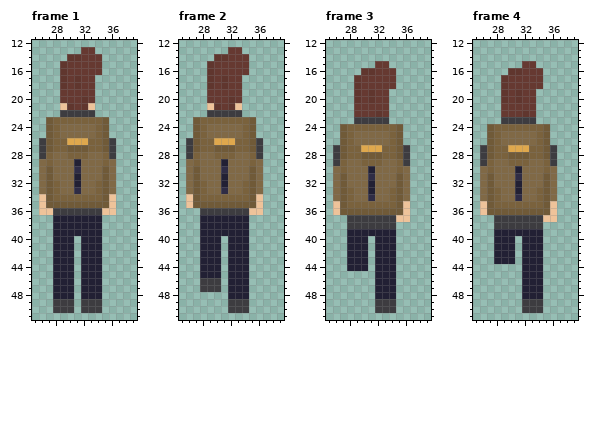
Two versions of one pixel-art file, www/assets/character/torch/walk/backwalk/backwalk.ase. That is the earlier state.
64x64 pixels, 10 frames. Pixels under 10% opacity are left out. Colours within 5 levels of each other are drawn and written as one. Shown: frame 1: x 25..39, y 12..51; frame 2: x 25..39, y 12..51; frame 3: x 25..39, y 12..51; frame 4: x 25..39, y 12..51. The commit also changed other frames, which this record leaves out.
New version:
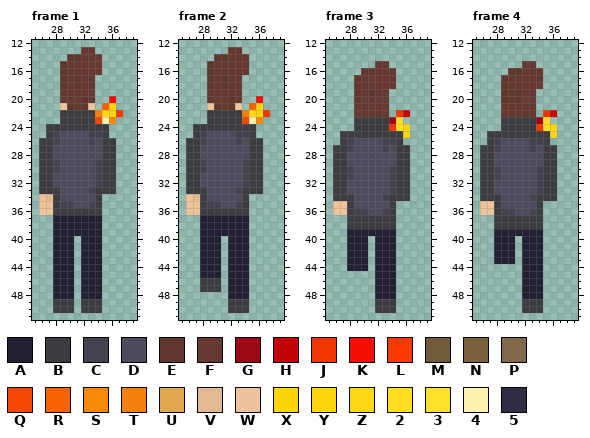
Palette (. is transparent): A #222034  B #3d3c40  C #454151  D #4f4a5d  E #60362e  F #663931  G #9e0613fc  H #c40205fc  J #f23600fd  K #f50d03fd  L #fa3a00fd  M #705a38  N #7a623d  P #806946  Q #f44603fd  R #f86300fd  S #fa8a02fd  T #f5810cfd  U #dfa84d  V #e2b992  W #eec39a  X #fdd407fd  Y #fed50dfd  Z #fed914fd  2 #fedf1efd  3 #ffe029fd  4 #fef2abfd  5 #2f2c45
Difference:
layer "torch" added
layer "bag" now hidden
--- frame 1
@@ x 25..39 @@
 19 ....FFFFF......
-20 ....FFFEF......
-21 ....WEFEW......
-22 ....BBBBB......
-23 ..MNNNNNNNM....
-24 ..MNPPPPPNM....
-25 ..MNPPPPPNM....
-26 .BMNNUUUNNMB...
-27 .BMNNMMMNNMB...
-28 .BNPPNNNPPNB...
-29 .PNPPPAPPPNP...
-30 .PMPPP5PPPMP...
-31 .PMPPPAPPPMP...
-32 .PMNPPAPPNMP...
-33 .PMNPP5PPNMP...
-34 .WMNNNNNNNMW...
-35 .WMMMMMMMMMW...
-36 .WWBBBBBBBWW...
+20 ....FFFEF..K...
+21 ....WEFEW.RX...
+22 ....BBBBBTZYL..
+23 ....BBBBBQ4S...
+24 ..BBBBBBBBB....
+25 ..BCDDDDCCB....
+26 .BBCDDDDCDBB...
+27 .BBDDDDDDDBB...
+28 .BBDDDDDDDBB...
+29 .BBCDDDDDCBB...
+30 .BBCDDDDDCBB...
+31 .BBDDDDDDCBB...
+32 .BBDDDDDDCBB...
+33 .BBBDDDDCBBB...
+34 .WVBDDDDDB.....
+35 .WWBCCDDCB.....
+36 .WWBBBBBBB.....
 37 ...AAAAAAA.....
--- frame 2
@@ x 25..39 @@
 19 ....FFFFF......
-20 ....FFFEF......
-21 ....WEFEW......
-22 ....BBBBB......
-23 ..MNNNNNNNM....
-24 ..MNPPPPPNM....
-25 ..MNPPPPPNM....
-26 .BMNNUUUNNMB...
-27 .BMNNMMMNNMB...
-28 .BNPPNNNPPNB...
-29 .PNPPPAPPPNP...
-30 .PMPPP5PPPMP...
-31 .PMPPPAPPPMP...
-32 .PMNPPAPPNMP...
-33 .PMNPP5PPNMP...
-34 .WMNNNNNNNMW...
-35 .WMMMMMMMMMW...
-36 ...BBBBBBBWW...
+20 ....FFFEF..K...
+21 ....WEFEW.RX...
+22 ....BBBBBTZYL..
+23 ....BBBBBQ4S...
+24 ..BBBBBBBBB....
+25 ..BCDDDDCCB....
+26 .BBCDDDDCDBB...
+27 .BBDDDDDDDBB...
+28 .BBDDDDDDDBB...
+29 .BBCDDDDDCBB...
+30 .BBCDDDDDCBB...
+31 .BBDDDDDDCBB...
+32 .BBDDDDDDCBB...
+33 .BBBDDDDCBBB...
+34 .WVBDDDDDB.....
+35 .WWBCCDDCB.....
+36 .WWBBBBBBB.....
 37 ...AAAAAAA.....
--- frame 3
@@ x 25..39 @@
 21 ....FFFFF......
-22 ....FFFEF......
-23 ....BBBBB......
-24 ..MNNNNNNNM....
-25 ..MNPPPPPNM....
-26 ..MNPPPPPNM....
-27 .BMNNUUUNNMB...
-28 .BMNNMMMNNMB...
-29 .BNPPNNNPPNB...
-30 .PNPPPAPPPNP...
-31 .PMPPP5PPPMP...
-32 .PMPPPAPPPMP...
-33 .PMNPPAPPNMP...
-34 .PMNPP5PPNMP...
-35 .WMNNNNNNNMW...
-36 .WMMMMMMMMMW...
-37 ...BBBBBBBWW...
+22 ....FFFEF.JH...
+23 ....BBBBBG3....
+24 ....BBBBBJ2Y...
+25 ..BBBBBBBBBY...
+26 ..BCDDDDCCB....
+27 .BBCDDDDCDBB...
+28 .BBDDDDDDDBB...
+29 .BBDDDDDDDBB...
+30 .BBCDDDDDCBB...
+31 .BBCDDDDDCBB...
+32 .BBDDDDDDCBB...
+33 .BBDDDDDDCBB...
+34 .BBBDDDDCBBB...
+35 .WWBDDDDDB.....
+36 .WWBCCDDCB.....
+37 ...BBBBBBB.....
 38 ...BBBBBBB.....
--- frame 4: the same change as frame 3
Pixel boxes of the changes (left, top, right, bottom) in both pictures:
changed: (39, 96, 123, 215)
changed: (186, 96, 270, 215)
changed: (333, 110, 410, 222)
changed: (480, 110, 557, 222)
